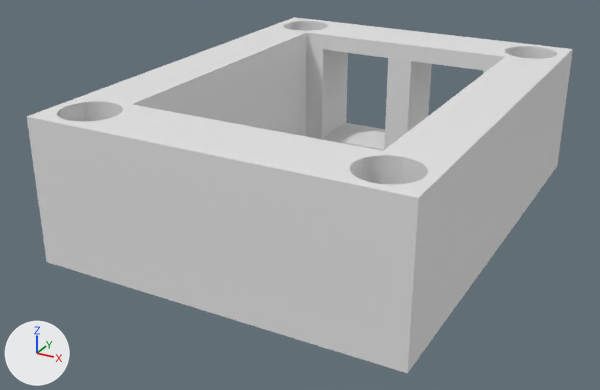
An edit to the Blender file VTX_Holder.blend, drawn before and after from the same camera.
Rendered twice from a camera (50 mm lens) standing at (37.7, -76.4, 38.9) and looking at (-1.0, -6.0, 3.7). Lighting does not change. The marker at lower left points along +X, +Y and +Z.
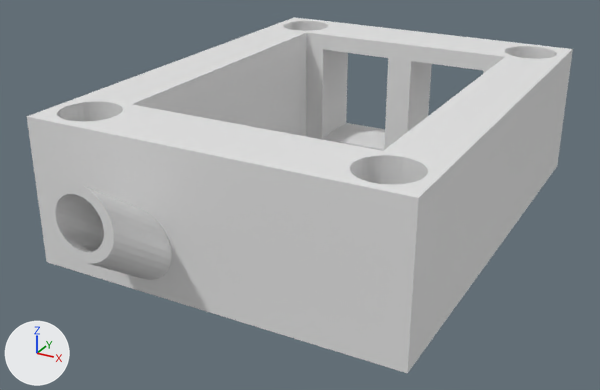
What differs and where, as boxes [x1, y1, x2, y2] in the pictures (600 x 390 px):
part 1 of me_plane, built on
    both: [27, 117, 418, 373]

What changed in the scene script:
```text
Change me_plane:
    used by ob_plane; location = (0.0, 0.0, 0.0); scale = (19.0, 25.0, 6.04)
    remove me_plane.from_pydata(...)  # 288 vertices, 155 faces; spans x -1.0..1.0, y -1.0..1.0, z 0.0..2.48
    add me_plane.from_pydata(...)  # 448 vertices, 287 faces; spans x -1.0..1.0, y -1.28..1.0, z 0.0..2.48
    me_plane part 1
    2 faces are deleted
    84 vertices are added at x -0.55..-0.18, y -1.28..-0.7, z 0.42..2.23
    47 new vertices lie (0.0, 0.28, -0.83) away from vertices in x -0.55..-0.18, y -1.28, z 1.06..2.19
    16 new vertices lie (0.0, 0.3, 0.01) away from vertices in x -0.5..-0.24, y -1.0, z 0.4..1.23
    13 new vertices lie (0.0, 0.28, -0.82) away from vertices in x -0.52..-0.21, y -1.28, z 1.1..2.23
    134 new faces join them
```
